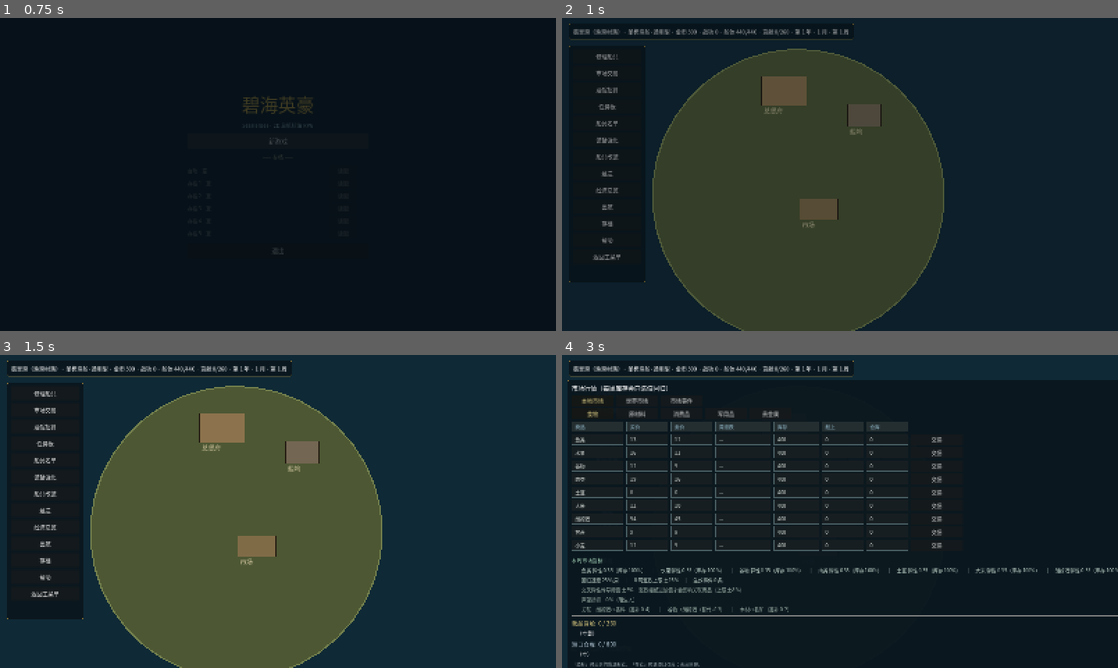
Above: before the commit, frames 1-4 (two rows, left to right).
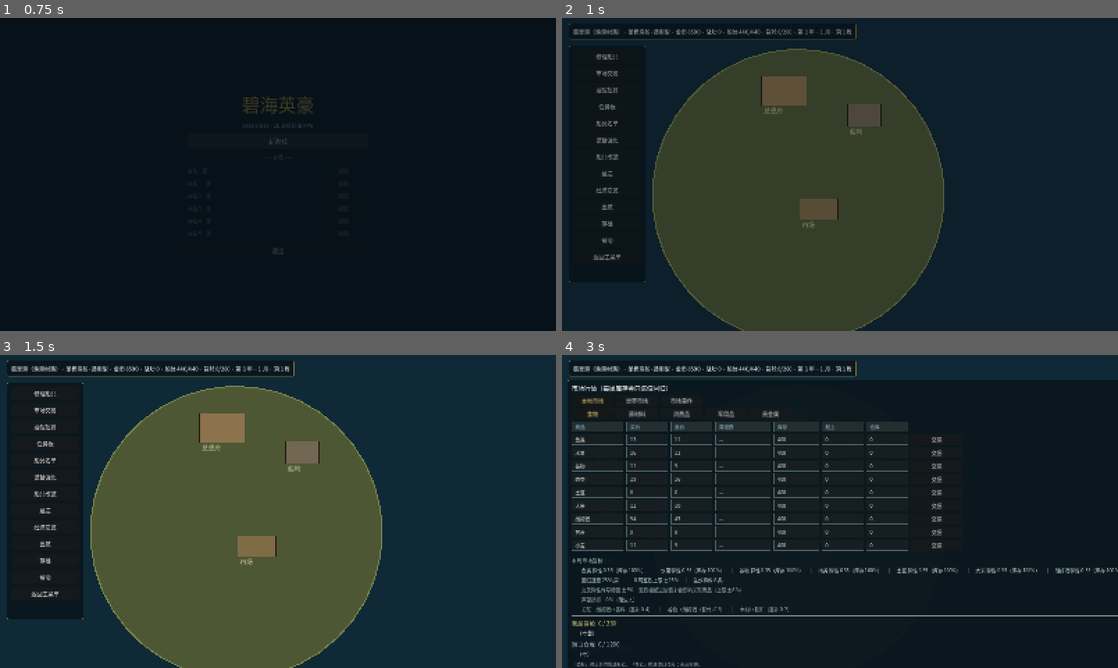
Above: after the commit, the same moments.

Repository: lucifermbbgh/OceanHero
Game: Godot game, scene res://scenes/main.tscn
The game is run twice, just before and just after one commit, with the same random seed, the same clock (stepped at 60 frames per second) and the same inputs.
Inputs (mouse positions are in pixels of both pictures, inside the frame that each line leads up to):
- Up to frame 1 (0.75 s): click "新游戏" at 0.5 s
- Up to frame 2 (1 s): no input
- Up to frame 3 (1.5 s): tap Enter at 1.25 s; move the mouse to (400, 495) at 1.27 s; hold D (steer_right) from 1.28 s (still down); tap B at 1.35 s; click (400, 495) at 1.42 s
- Up to frame 4 (3 s): tap Space at 1.52 s; release D (steer_right) at 2 s; click "修理船只" at 2 s; click "市场交易" at 2.75 s

Frame 1 is identical in both runs. In frame 2, 0.3% of the frame differs, in the area x 22-53%, y 1-8%; in frame 3, 0.3%; in frame 4, 0.4%, in the area x 8-53%, y 1-94%.

Commit message:
feat(1.2.0): 城镇与建筑组件化（BuildingDef 扩展、坐标化 TownLayout、TownPanel、开局资源）
- BuildingDef 新增 category/unlock_tier/sort_order/icon_path/scene_path/slot_id/is_initial
- 8 份建筑资源补齐新字段
- 新增三份坐标化城镇布局 data/towns/layout_1~3.tres
- 新增 TownPanel 构建器：按等级过滤建筑、按槽位排序
- 母港开局仅总督府 + 仓库，市场等需自行建造
- 开局发放 8000 金 / 300 木 / 120 铁 / 150 石 / 100 粮
- 版本号 1.2.0；单元 66 + 集成 665 全绿

Diff:
--- a/data/buildings/drydock.tres
+++ b/data/buildings/drydock.tres
@@ -13,3 +13,10 @@
 iron_base = 60
 weeks_base = 2
 production = {"iron": 12}
+category = "生产"
+unlock_tier = 2
+sort_order = 50
+icon_path = ""
+scene_path = ""
+slot_id = "slot_drydock"
+is_initial = false
--- a/data/buildings/exchange.tres
+++ b/data/buildings/exchange.tres
@@ -12,3 +12,10 @@
 timber_base = 70
 iron_base = 50
 weeks_base = 3
+category = "服务"
+unlock_tier = 3
+sort_order = 80
+icon_path = ""
+scene_path = ""
+slot_id = "slot_exchange"
+is_initial = false
--- a/data/buildings/foundry.tres
+++ b/data/buildings/foundry.tres
@@ -13,3 +13,10 @@
 iron_base = 120
 weeks_base = 3
 production = {"saltpeter": 8}
+category = "生产"
+unlock_tier = 2
+sort_order = 60
+icon_path = ""
+scene_path = ""
+slot_id = "slot_foundry"
+is_initial = false
--- a/data/buildings/governor.tres
+++ b/data/buildings/governor.tres
@@ -12,3 +12,10 @@
 timber_base = 80
 iron_base = 30
 weeks_base = 3
+category = "民生"
+unlock_tier = 1
+sort_order = 30
+icon_path = ""
+scene_path = ""
+slot_id = "slot_governor"
+is_initial = true
--- a/data/buildings/sailmaker.tres
+++ b/data/buildings/sailmaker.tres
@@ -12,3 +12,10 @@
 timber_base = 90
 iron_base = 40
 weeks_base = 2
+category = "生产"
+unlock_tier = 1
+sort_order = 40
+icon_path = ""
+scene_path = ""
+slot_id = "slot_sailmaker"
+is_initial = false
--- a/data/buildings/tavern.tres
+++ b/data/buildings/tavern.tres
@@ -13,3 +13,10 @@
 iron_base = 10
 weeks_base = 2
 production = {"grain": 25}
+category = "民生"
+unlock_tier = 1
+sort_order = 10
+icon_path = ""
+scene_path = ""
+slot_id = "slot_tavern"
+is_initial = false
--- a/data/buildings/warehouse.tres
+++ b/data/buildings/warehouse.tres
@@ -13,3 +13,10 @@
 iron_base = 20
 weeks_base = 2
 production = {"timber": 20}
+category = "民生"
+unlock_tier = 1
+sort_order = 20
+icon_path = ""
+scene_path = ""
+slot_id = "slot_warehouse"
+is_initial = true
--- a/data/buildings/watchtower.tres
+++ b/data/buildings/watchtower.tres
@@ -12,3 +12,10 @@
 timber_base = 110
 iron_base = 30
 weeks_base = 2
+category = "军事"
+unlock_tier = 1
+sort_order = 70
+icon_path = ""
+scene_path = ""
+slot_id = "slot_watchtower"
+is_initial = false
--- /dev/null
+++ b/data/towns/layout_1.tres
@@ -0,0 +1,10 @@
+[gd_resource type="Resource" format=3]
+
+[ext_resource type="Script" path="res://scripts/data/town_layout.gd" id="1_x"]
+
+[resource]
+script = ExtResource("1_x")
+tier = 1
+background_path = ""
+menu_side = "left"
+slots = [{"h": 140.0, "id": "slot_governor", "w": 220.0, "x": 120.0, "y": 120.0}, {"h": 140.0, "id": "slot_warehouse", "w": 220.0, "x": 400.0, "y": 120.0}, {"h": 140.0, "id": "slot_tavern", "w": 220.0, "x": 680.0, "y": 120.0}, {"h": 140.0, "id": "slot_sailmaker", "w": 220.0, "x": 960.0, "y": 120.0}, {"h": 140.0, "id": "slot_watchtower", "w": 220.0, "x": 1240.0, "y": 120.0}, {"h": 140.0, "id": "slot_drydock", "w": 220.0, "x": 120.0, "y": 300.0}, {"h": 140.0, "id": "slot_foundry", "w": 220.0, "x": 400.0, "y": 300.0}, {"h": 140.0, "id": "slot_exchange", "w": 220.0, "x": 680.0, "y": 300.0}]
--- /dev/null
+++ b/data/towns/layout_2.tres
@@ -0,0 +1,10 @@
+[gd_resource type="Resource" format=3]
+
+[ext_resource type="Script" path="res://scripts/data/town_layout.gd" id="1_x"]
+
+[resource]
+script = ExtResource("1_x")
+tier = 2
+background_path = ""
+menu_side = "left"
+slots = [{"h": 140.0, "id": "slot_governor", "w": 220.0, "x": 120.0, "y": 120.0}, {"h": 140.0, "id": "slot_warehouse", "w": 220.0, "x": 400.0, "y": 120.0}, {"h": 140.0, "id": "slot_tavern", "w": 220.0, "x": 680.0, "y": 120.0}, {"h": 140.0, "id": "slot_sailmaker", "w": 220.0, "x": 960.0, "y": 120.0}, {"h": 140.0, "id": "slot_watchtower", "w": 220.0, "x": 1240.0, "y": 120.0}, {"h": 140.0, "id": "slot_drydock", "w": 220.0, "x": 120.0, "y": 300.0}, {"h": 140.0, "id": "slot_foundry", "w": 220.0, "x": 400.0, "y": 300.0}, {"h": 140.0, "id": "slot_exchange", "w": 220.0, "x": 680.0, "y": 300.0}]
--- /dev/null
+++ b/data/towns/layout_3.tres
@@ -0,0 +1,10 @@
+[gd_resource type="Resource" format=3]
+
+[ext_resource type="Script" path="res://scripts/data/town_layout.gd" id="1_x"]
+
+[resource]
+script = ExtResource("1_x")
+tier = 3
+background_path = ""
+menu_side = "left"
+slots = [{"h": 140.0, "id": "slot_governor", "w": 220.0, "x": 120.0, "y": 120.0}, {"h": 140.0, "id": "slot_warehouse", "w": 220.0, "x": 400.0, "y": 120.0}, {"h": 140.0, "id": "slot_tavern", "w": 220.0, "x": 680.0, "y": 120.0}, {"h": 140.0, "id": "slot_sailmaker", "w": 220.0, "x": 960.0, "y": 120.0}, {"h": 140.0, "id": "slot_watchtower", "w": 220.0, "x": 1240.0, "y": 120.0}, {"h": 140.0, "id": "slot_drydock", "w": 220.0, "x": 120.0, "y": 300.0}, {"h": 140.0, "id": "slot_foundry", "w": 220.0, "x": 400.0, "y": 300.0}, {"h": 140.0, "id": "slot_exchange", "w": 220.0, "x": 680.0, "y": 300.0}]
--- a/project.godot
+++ b/project.godot
@@ -15,7 +15,7 @@
 run/main_scene="res://scenes/main.tscn"
 config/features=PackedStringArray("4.7", "GL Compatibility")
 config/icon="res://icon.svg"
-config/version="1.1.4"
+config/version="1.2.0"
 [autoload]
 
 EventBus="*res://scripts/core/event_bus.gd"
--- a/scripts/base/base_scene.gd
+++ b/scripts/base/base_scene.gd
@@ -1608,9 +1608,14 @@
 			build_list.add_child(_lbl("%s → Lv%d　剩余 %d 周" % [nm, int(q.get("target", 1)), int(q.get("weeks_left", 1))],
 				460, Color(0.9, 0.85, 0.55)))
 
-	_yard_title_to(build_list, "建筑")
-	var ids: Array = DataRegistry.buildings.keys()
-	ids.sort()
+	_yard_title_to(build_list, "建筑（按槽位顺序）")
+	var layout: Resource = load("res://scripts/ui/town_panel.gd").layout_for(GameState.home_port_tier)
+	var ordered: Array = []
+	for slot in layout.slots:
+		for bdef in load("res://scripts/ui/town_panel.gd").buildings_for_tier(GameState.home_port_tier):
+			if String(bdef.slot_id) == String(slot.get("id", "")):
+				ordered.append(StringName(String(bdef.id)))
+	var ids: Array = ordered if not ordered.is_empty() else DataRegistry.buildings.keys()
 	for bid in ids:
 		var b: Resource = DataRegistry.buildings[bid]
 		var lv := GameState.building_level(bid)
--- a/scripts/core/game_state.gd
+++ b/scripts/core/game_state.gd
@@ -1175,6 +1175,46 @@
 	var new_id: StringName = pool[RngService.randi_range(0, pool.size() - 1)]
 	gear_owned.append(new_id)
 	return {"ok": true, "new_id": new_id}
+
+# ---------------- 城镇建筑与开局资源（1.2.0） ----------------
+
+const TownPanelLib = preload("res://scripts/ui/town_panel.gd")
+
+## 开局启动资源（够建两三座建筑）
+const START_RES = {
+	"gold": 8000, "timber": 300, "iron": 120, "stone": 150, "grain": 100,
+}
+
+## 按城镇规则初始化建筑等级
+func init_town_buildings(is_home: bool, tier: int) -> void:
+	var ids: Array = TownPanelLib.initial_buildings(is_home, tier)
+	for bid in ids:
+		if not buildings.has(bid):
+			buildings[bid] = 1
+	if not is_home:
+		# 其他岛屿：按等级给更完整的建筑等级
+		for b in TownPanelLib.buildings_for_tier(tier):
+			buildings[StringName(String(b.id))] = maxi(1, tier - 1)
+
+## 发放开局资源
+func grant_start_resources() -> void:
+	add_gold(int(START_RES["gold"]))
+	for cid in [&"timber", &"iron_ore", &"stone", &"wheat"]:
+		var key := String(cid)
+		var amount := 0
+		if key == "timber":
+			amount = int(START_RES["timber"])
+		elif key == "iron_ore":
+			amount = int(START_RES["iron"])
+		elif key == "stone":
+			amount = int(START_RES["stone"])
+		else:
+			amount = int(START_RES["grain"])
+		cargo[cid] = int(cargo.get(cid, 0)) + amount
+
+## 某建筑是否已建（等级 ≥ 1）
+func has_building(bid: StringName) -> bool:
+	return building_level(bid) >= 1
 
 # ---------------- 商品分类与建造（1.1） ----------------
 
@@ -2299,6 +2339,9 @@
 	crew_assigned.clear()
 	tavern_pool.clear()
 	buildings.clear()
+	# 1.2.0：母港开局只带总督府与仓库，并发放启动资源
+	init_town_buildings(true, 1)
+	grant_start_resources()
 	resources = {"timber": 0, "iron": 0, "grain": 0, "saltpeter": 0}
 	build_queue.clear()
 	orders.clear()
--- a/scripts/data/building_def.gd
+++ b/scripts/data/building_def.gd
@@ -13,6 +13,18 @@
 @export var weeks_base: int = 2
 @export var production: Dictionary = {}
 
+# ---- 1.2.0 组件化字段（数据与表现分离）----
+@export var category: String = "民生"        # 民生 / 生产 / 服务 / 军事
+@export var unlock_tier: int = 1              # 城镇达到几级才出现
+@export var sort_order: int = 100             # 菜单与布局排序
+@export var icon_path: String = ""            # 图标资源，空则文字占位
+@export var scene_path: String = ""           # 建筑立绘/场景，空则表格行占位
+@export var slot_id: String = ""              # 对应 TownLayout 槽位
+@export var is_initial: bool = false          # 是否开局自带
+
+static func from_id(bid: StringName) -> Resource:
+	return DataRegistry.get_building(bid) if DataRegistry != null else null
+
 func cost_for(target_level: int) -> Dictionary:
 	var k := pow(float(target_level), 1.5)
 	return {
--- /dev/null
+++ b/scripts/data/town_layout.gd
@@ -0,0 +1,31 @@
+class_name TownLayout
+extends Resource
+## 城镇界面布局：槽位坐标化，为美术资源与点击交互预留。
+
+@export var tier: int = 1
+@export var background_path: String = ""
+@export var menu_side: String = "left"
+## 槽位：{id: String, x: float, y: float, w: float, h: float}
+@export var slots: Array = []
+
+func slot_of(slot_id: String) -> Dictionary:
+	for s in slots:
+		if String(s.get("id", "")) == slot_id:
+			return s
+	return {}
+
+static func default_for(tier: int) -> Resource:
+	var script: GDScript = load("res://scripts/data/town_layout.gd")
+	var t = script.new()
+	t.tier = tier
+	t.slots = [
+		{"id": "slot_governor", "x": 120.0, "y": 120.0, "w": 220.0, "h": 140.0},
+		{"id": "slot_warehouse", "x": 400.0, "y": 120.0, "w": 220.0, "h": 140.0},
+		{"id": "slot_tavern", "x": 680.0, "y": 120.0, "w": 220.0, "h": 140.0},
+		{"id": "slot_sailmaker", "x": 960.0, "y": 120.0, "w": 220.0, "h": 140.0},
+		{"id": "slot_watchtower", "x": 1240.0, "y": 120.0, "w": 220.0, "h": 140.0},
+		{"id": "slot_drydock", "x": 120.0, "y": 300.0, "w": 220.0, "h": 140.0},
+		{"id": "slot_foundry", "x": 400.0, "y": 300.0, "w": 220.0, "h": 140.0},
+		{"id": "slot_exchange", "x": 680.0, "y": 300.0, "w": 220.0, "h": 140.0},
+	]
+	return t
--- /dev/null
+++ b/scripts/ui/town_panel.gd
@@ -0,0 +1,42 @@
+extends RefCounted
+## 城镇面板构建器（1.2.0）：按建筑数据生成菜单项，母港与岛屿共用。
+
+## 返回按 sort_order 排序的建筑列表
+static func buildings_for_tier(tier: int) -> Array:
+	var out: Array = []
+	for bid in DataRegistry.buildings.keys():
+		var b: Resource = DataRegistry.buildings[bid]
+		if b == null:
+			continue
+		if int(b.unlock_tier) > tier:
+			continue
+		out.append(b)
+	out.sort_custom(func(a, b2): return int(a.sort_order) < int(b2.sort_order))
+	return out
+
+## 城镇初始建筑 id 列表
+static func initial_buildings(is_home: bool, tier: int) -> Array:
+	var out: Array = []
+	for b in buildings_for_tier(tier):
+		var is_init := bool(b.is_initial)
+		if is_home:
+			if is_init:
+				out.append(b.id if b.get("id") != null else StringName(String(b.id)))
+		else:
+			out.append(StringName(String(b.id)))
+	return out
+
+## 城镇布局（按等级）
+static func layout_for(tier: int) -> Resource:
+	var path := "res://data/towns/layout_%d.tres" % tier
+	if ResourceLoader.exists(path):
+		return load(path)
+	return load("res://scripts/data/town_layout.gd").default_for(tier)
+
+## 菜单项 id → 标题（供 UI 生成按钮）
+static func menu_items(tier: int) -> Array:
+	var out: Array = []
+	for b in buildings_for_tier(tier):
+		out.append({"id": String(b.id), "title": String(b.display_name),
+			"category": String(b.category), "unlock_tier": int(b.unlock_tier)})
+	return out
--- a/tests/integration/run.gd
+++ b/tests/integration/run.gd
@@ -27,6 +27,7 @@
 	await _test_exchange()
 	await _test_cross_port()
 	await _test_quest_board()
+	await _test_v120_component()
 	await _test_v114_fixes()
 	await _test_v113_polish()
 	await _test_v112_parallel()
@@ -368,7 +369,9 @@
 	print("\n[母港建设]")
 	GameState.reset_new_game()
 	_ok(DataRegistry.buildings.size() == 8, "8 座建筑", "实得 %d" % DataRegistry.buildings.size())
-	_ok(GameState.building_level(&"warehouse") == 0, "初始建筑等级 0")
+	# 1.2.0 起母港开局自带仓库与总督府；此处显式清空以测试建造流程
+	GameState.buildings.clear()
+	_ok(GameState.building_level(&"warehouse") == 0, "清空后建筑等级 0")
 
 	# 生产为 0
 	_ok(int(GameState.total_production().get("timber", 0)) == 0, "0 级仓库不产木材")
@@ -641,6 +644,54 @@
 	for i in range(n):
 		await get_tree().physics_frame
 
+# ---------------- 1.2.0 城镇与建筑组件化 ----------------
+func _test_v120_component() -> void:
+	print("\n[1.2.0 组件化]")
+	var tp = load("res://scripts/ui/town_panel.gd")
+	# 建筑定义字段
+	var dd: Resource = DataRegistry.get_building(&"drydock")
+	_ok(dd != null, "船坞定义存在")
+	_ok(String(dd.category) == "生产", "船坞分类为生产", String(dd.category))
+	_ok(int(dd.unlock_tier) == 2, "船坞港口镇解锁", str(dd.get("unlock_tier")))
+	_ok(String(dd.slot_id) == "slot_drydock", "船坞有槽位 id")
+	_ok(dd.get("scene_path") == "", "美术资源留空待接入")
+	# 开局自带建筑
+	var w: Resource = DataRegistry.get_building(&"warehouse")
+	var gv: Resource = DataRegistry.get_building(&"governor")
+	_ok(bool(w.is_initial), "仓库开局自带")
+	_ok(bool(gv.is_initial), "总督府开局自带")
+	var tv: Resource = DataRegistry.get_building(&"tavern")
+	_ok(not bool(tv.is_initial), "酒馆不自动送")
+	# 等级过滤
+	var t1: Array = tp.buildings_for_tier(1)
+	var t3: Array = tp.buildings_for_tier(3)
+	_ok(t1.size() < t3.size(), "高等级建筑更多", "%d vs %d" % [t1.size(), t3.size()])
+	var has_exchange := false
+	for bb in t1:
+		if String(bb.id) == "exchange":
+			has_exchange = true
+	_ok(not has_exchange, "交易所不在港村解锁列表")
+	# 布局坐标化
+	var lay: Resource = tp.layout_for(1)
+	_ok(lay != null, "港村布局存在")
+	_ok(lay.slots.size() >= 8, "槽位数量 ≥ 8", str(lay.slots.size()))
+	var s0: Dictionary = lay.slots[0]
+	_ok(s0.has("x") and s0.has("y") and s0.has("w") and s0.has("h"), "槽位含坐标与尺寸", str(s0))
+	# 初始建筑初始化
+	GameState.reset_new_game()
+	GameState.buildings.clear()
+	GameState.init_town_buildings(true, 1)
+	_ok(GameState.building_level(&"warehouse") >= 1, "母港初始有仓库")
+	_ok(GameState.building_level(&"governor") >= 1, "母港初始有总督府")
+	_ok(GameState.building_level(&"tavern") == 0, "母港初始无酒馆")
+	# 开局资源
+	GameState.reset_new_game()
+	var gold0 := GameState.gold
+	GameState.grant_start_resources()
+	_ok(GameState.gold == gold0 + 8000, "开局发放 8000 金", str(GameState.gold))
+	_ok(int(GameState.cargo.get(&"timber", 0)) == 300, "开局 300 木材")
+	_ok(int(GameState.cargo.get(&"iron_ore", 0)) == 120, "开局 120 铁矿")
+
 # ---------------- 1.1.4 试玩反馈修复 ----------------
 func _test_v114_fixes() -> void:
 	print("\n[1.1.4 修复]")
@@ -703,6 +754,7 @@
 	GameState.reset_new_game()
 	GameState.add_gold(50000)
 	GameState.building_upgrades.clear()
+	GameState.buildings.clear()   # 1.2.0 起开局自带仓库/总督府，此处清空以测建造
 	# 两座建筑同时开工
 	var a: Dictionary = GameState.building_start_upgrade(&"drydock")
 	var b2: Dictionary = GameState.building_start_upgrade(&"warehouse")
@@ -2509,14 +2561,17 @@
 	_ok(SaveManager.save(3), "写入存档位 3")
 	var meta: Dictionary = SaveManager.slot_meta(3)
 	_ok(bool(meta.get("exists", false)), "元数据可读")
-	_ok(int(meta.get("gold", 0)) == 500 + 4321, "元数据金币正确", "实得 %d" % int(meta.get("gold", 0)))
+	var expect_gold := GameState.START_GOLD + int(GameState.START_RES["gold"]) + 4321
+	_ok(int(meta.get("gold", 0)) == expect_gold, "元数据金币正确",
+		"实得 %d / 期望 %d" % [int(meta.get("gold", 0)), expect_gold])
 	_ok(int(meta.get("level", 0)) == 7, "元数据等级正确")
 	_ok(int(meta.get("map", 0)) == 4, "元数据地图正确")
 	_ok(not bool(SaveManager.slot_meta(4).get("exists", false)), "空槽位显示为空")
 	_ok(SaveManager.all_slot_ids().size() == 6, "共 6 个槽位（1 自动 + 5 手动）")
 	GameState.reset_new_game()
 	_ok(SaveManager.load_slot(3), "读取存档位 3")
-	_ok(GameState.gold == 500 + 4321, "读档金币还原")
+	_ok(GameState.gold == GameState.START_GOLD + int(GameState.START_RES["gold"]) + 4321,
+		"读档金币还原", str(GameState.gold))
 	_ok(SaveManager.auto_save(), "自动存档可写")
 	_ok(bool(SaveManager.slot_meta(SaveManager.AUTO_SLOT).get("exists", false)), "自动槽位有元数据")
 	SaveManager.delete_slot(3)
@@ -2650,7 +2705,8 @@
 	GameState.reset_new_game()
 	var ok2 := SaveManager.load_slot(9)
 	_ok(ok2, "读取存档位 9")
-	_ok(GameState.gold == 500 + 1234, "金币还原", "gold=%d" % GameState.gold)
+	_ok(GameState.gold == GameState.START_GOLD + int(GameState.START_RES["gold"]) + 1234,
+		"金币还原", "gold=%d" % GameState.gold)
 	_ok(int(GameState.cargo.get(&"rum", 0)) == 7, "货物还原")
 	_ok(is_equal_approx(GameState.hull_hp, 321.0), "船体还原")
 	GameState.reset_new_game()
Not shown, changed: data/manifest.txt
Not shown, changed: docs/版本文档/1.2.0-升级说明.md
Not shown, changed: docs/版本文档/版本规划.md
